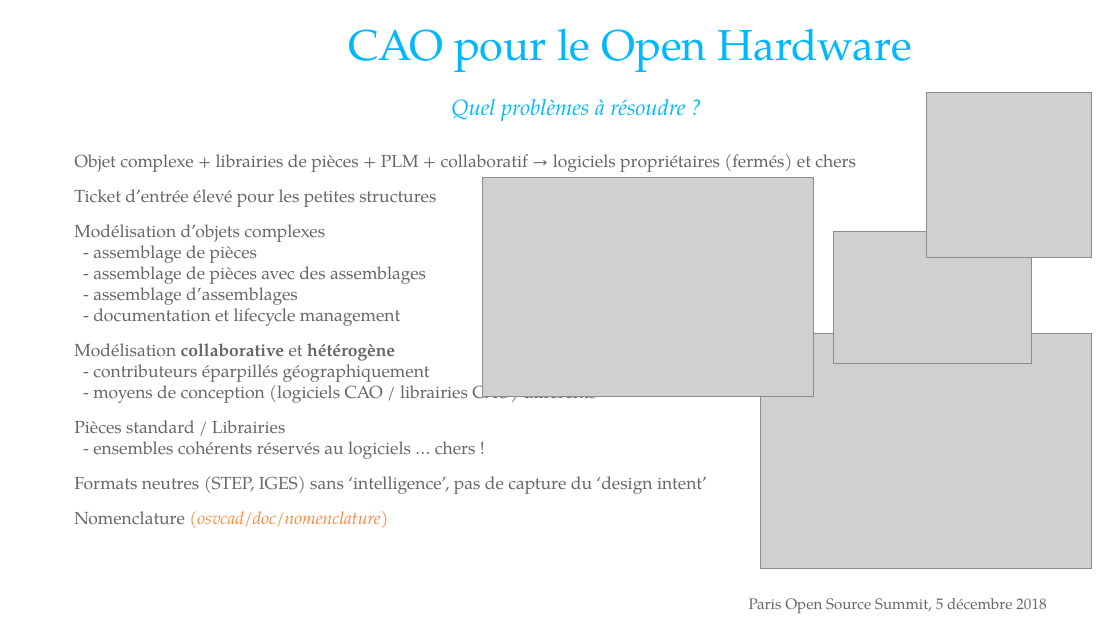
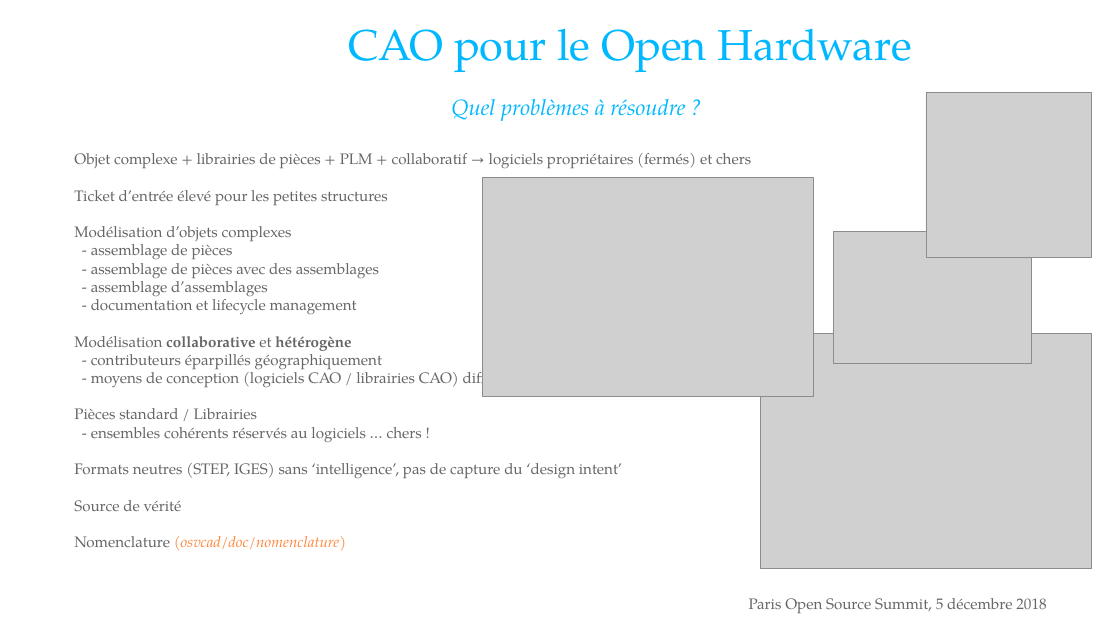
Before and after one commit to cadracks-project/pyosv, a slide deck: slide 4 of CampOSV_2018/decembre_2018_poss2018_Paris/pyosv_presentation_5decembre_POSS2018.odp. Drawn at 1120x630 pixels with LibreOffice and Linux fonts; fonts in the diff are those of the drawing; grey boxes stand for pictures; background and template pictures are left out. Boxes give left, top, right and bottom in pixels: in the first picture for what was removed or moved away, otherwise in the second. Text is boxed around its words. In the diff, an @@ line names an element or a change of style, - is before the commit and + after.

```diff
--- a/CampOSV_2018/decembre_2018_poss2018_Paris/pyosv_presentation_5decembre_POSS2018.odp
+++ b/CampOSV_2018/decembre_2018_poss2018_Paris/pyosv_presentation_5decembre_POSS2018.odp
@@ text at box(74, 153, 751, 551): size 15 to 13 pt @@
@@ text at box(74, 500, 182, 511): paragraph added @@
+Source de vérité
```
Also in this commit, not shown: 8 other slides changed, 29 other files.
